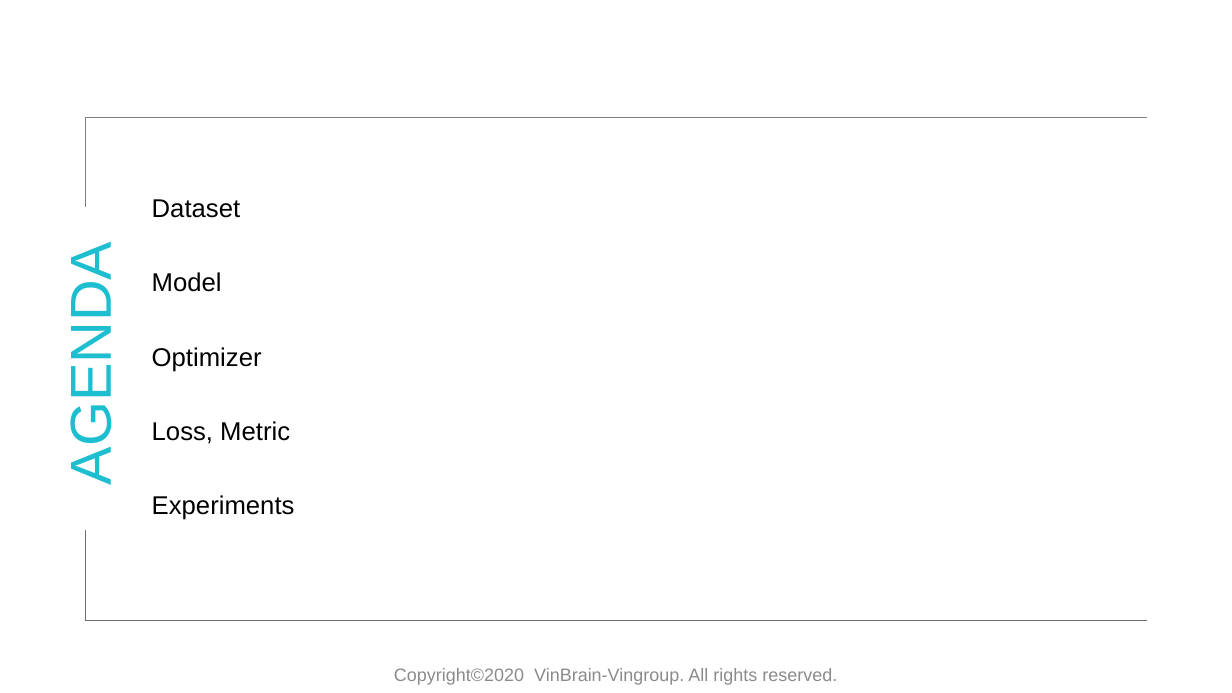
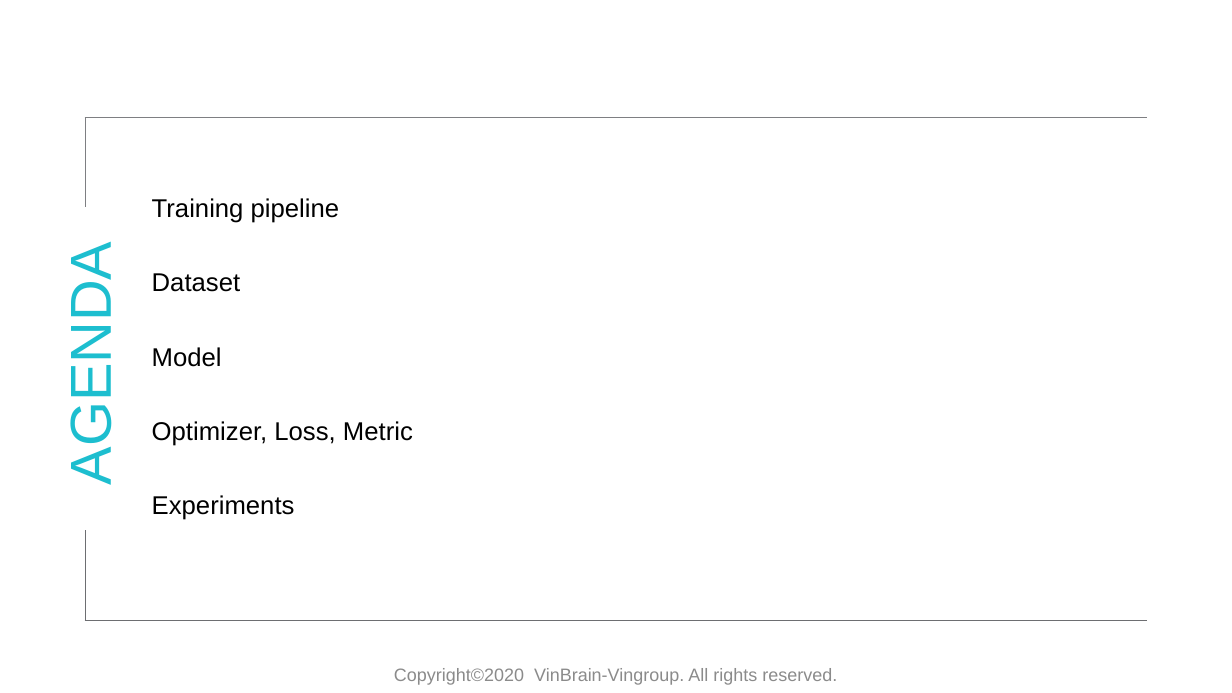
Before and after one commit to huyentls1114/vinbrain-internship, a slide deck: slide 2 of mid_term/mid_term_v2.pptx. Drawn at 1232x693 pixels with LibreOffice and Linux fonts; fonts in the diff are those of the drawing; background and template pictures are left out. Boxes give left, top, right and bottom in pixels: in the first picture for what was removed or moved away, otherwise in the second. Text is boxed around its words. In the diff, an @@ line names an element or a change of style, - is before the commit and + after.

```diff
--- a/mid_term/mid_term_v2.pptx
+++ b/mid_term/mid_term_v2.pptx
@@ text at (152,198,340,223): paragraph added @@
+Training pipeline
@@ text at (152,421,413,446): text changed @@
-Optimizer
-Loss, Metric
+Optimizer, Loss, Metric
```
Also in this commit, not shown: 1 other slide changed, 2 other files.
